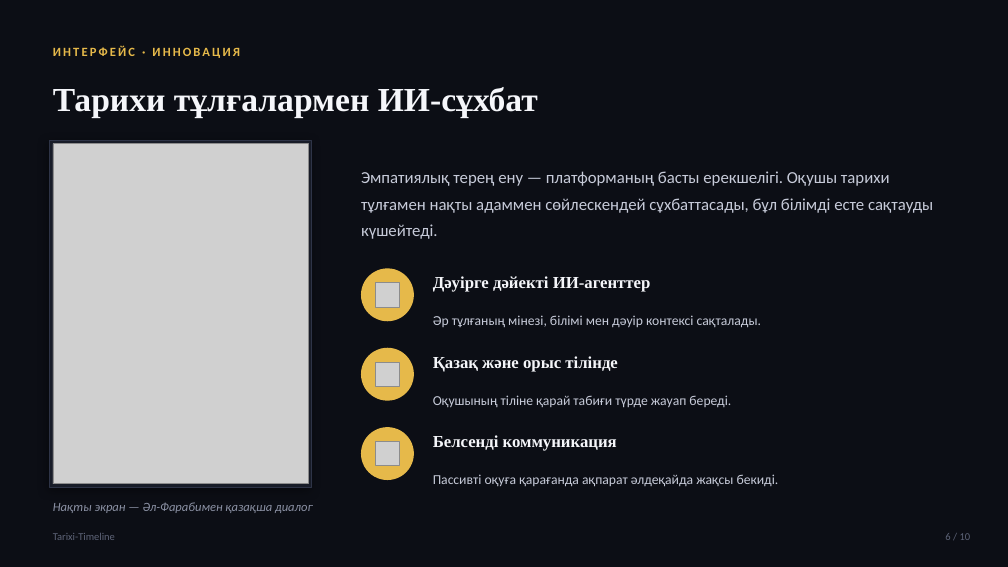
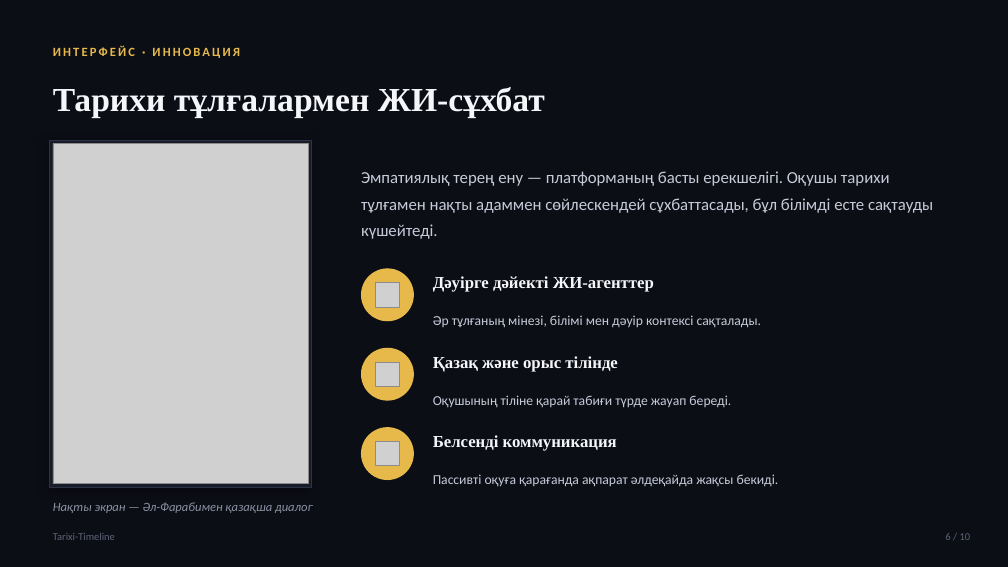
Before and after one commit to bekarazhan/tarixi-timeline, a slide deck: slide 6 of grant-presentation/Tarixi-Timeline_Tauelsizdik_urpaqtary.pptx. Drawn at 1008x567 pixels with LibreOffice and Linux fonts; fonts in the diff are those of the drawing; grey boxes stand for pictures. Boxes give left, top, right and bottom in pixels: in the first picture for what was removed or moved away, otherwise in the second. Text is boxed around its words. In the diff, an @@ line names an element or a change of style, - is before the commit and + after.

```diff
--- a/grant-presentation/Tarixi-Timeline_Tauelsizdik_urpaqtary.pptx
+++ b/grant-presentation/Tarixi-Timeline_Tauelsizdik_urpaqtary.pptx
@@ text at <box>53,87,545,117</box>: text changed @@
-Тарихи тұлғалармен ИИ-сұхбат
+Тарихи тұлғалармен ЖИ-сұхбат
@@ text at <box>433,276,654,292</box>: text changed @@
-Дәуірге дәйекті ИИ-агенттер
+Дәуірге дәйекті ЖИ-агенттер
```
Also in this commit, not shown: 7 other slides changed, 1 other file.
